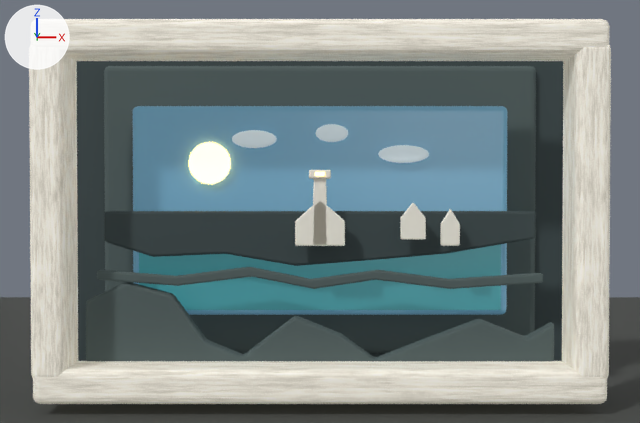
Before and after pictures for a commit that changed the Blender file renders/luminary-concept.blend.
Both versions are drawn from a camera (50 mm lens) standing at (0.0, -291.0, 68.0) and looking at (0.0, 5.0, 62.0). The lights are fixed; the arrows at upper left show +X, +Y and +Z. The first picture is the older version.

Objects in the first picture: 'dark island silhouette', 'display glass / sky', 'display ocean', 'frame bottom', 'frame left', 'frame right', 'frame top', 'ground', 'printed 5x7 rear plate', 'raised 4x6 rear insert', 'raised foreground rocks', 'raised surf edge' and 10 more.
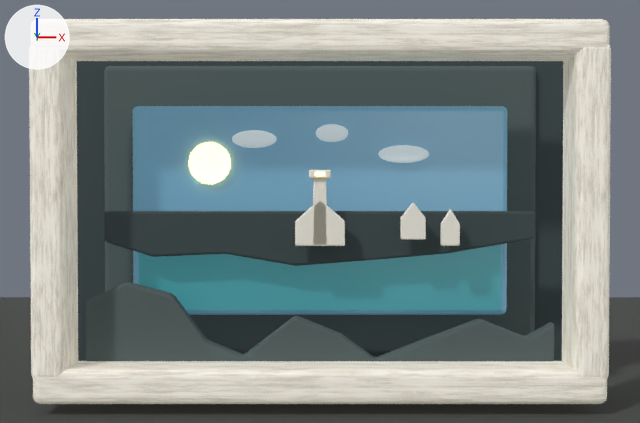
The change, as a diff of the scene's bpy script:
```diff
--- a/renders/luminary-concept.blend.py
+++ b/renders/luminary-concept.blend.py
@@ ob_raised_surf_edge @@
-ob_raised_surf_edge = bpy.data.objects.new('raised surf edge', me_raised_surf_edge_mesh)
-ob_raised_surf_edge.location = (0.0, 0.0, 0.0)
-_m = ob_raised_surf_edge.modifiers.new('printed edge softness', 'BEVEL')
-_m.width = 0.6
-_m.width_pct = 0.6
-_m.segments = 2
```

Pixel boxes [x1, y1, x2, y2] of what changed, in the pictures (640 x 423 px):
'raised surf edge', deleted
    before: [97, 267, 543, 289]
